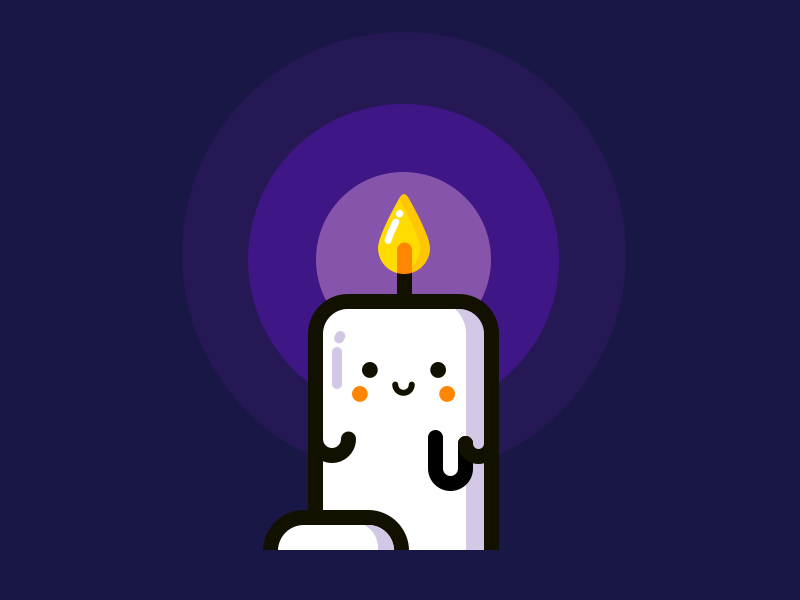
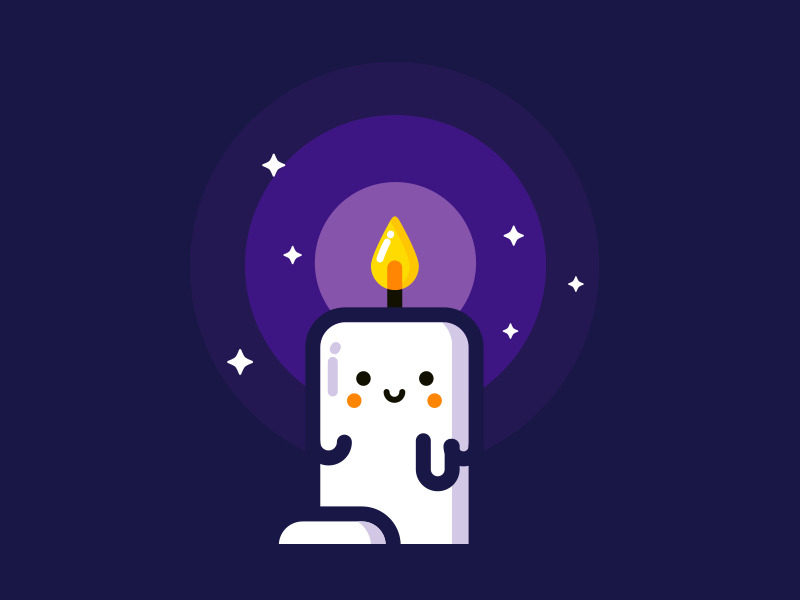
Two versions of the same layered image (w=800, h=600). Layer-by-layer changes:
added group "主体" with 23 layers above "光晕背景" over [182, 212, 597, 550]
moved "面部" (1st of 2, in "主体") into group "主体" over [327, 331, 455, 408]
painted on "腮红" over [347, 386, 455, 408]
painted on "面部" (2nd of 2, in "主体" › "面部") over [356, 362, 446, 386]
moved "胳膊" into group "主体" over [305, 430, 499, 492]
painted on "右臂" over [443, 436, 499, 467]
painted on "右手" over [415, 430, 473, 492]
painted on "左手" over [305, 431, 356, 466]
moved "底座" into group "主体" over [263, 506, 499, 550]
painted on "底部左侧内阴影" over [289, 521, 394, 550]
painted on "底部左侧" over [263, 506, 409, 550]
added group "身体" with 9 layers in group "主体" over [303, 212, 484, 550]
renamed "背景" to "填充", moved it into group "身体", painted on it over [303, 303, 466, 550]
renamed "背景内阴影" to "填充内阴影", moved it into group "身体", painted on it over [320, 309, 484, 550]
renamed "主体轮廓" to "身体轮廓", moved it into group "身体", painted on it over [305, 294, 499, 550]
renamed "头顶" to "火焰部分", moved it into group "身体" over [361, 194, 430, 322]
renamed "多边形 1" to "火焰高光", painted on it over [376, 209, 404, 263]
painted on "蜡烛芯上部" over [387, 242, 412, 322]
painted on "火" over [370, 194, 420, 291]
painted on "火阴影" over [370, 194, 430, 291]
painted on "蜡烛芯底部" over [387, 242, 412, 322]
painted on "最内层" over [314, 172, 491, 347]
painted on "中间层" over [245, 104, 559, 416]
"最外层": opacity 91% → 88%, painted on it over [182, 32, 626, 476]
…and 9 more changes (6 added, 3 painted, 1 renamed)
